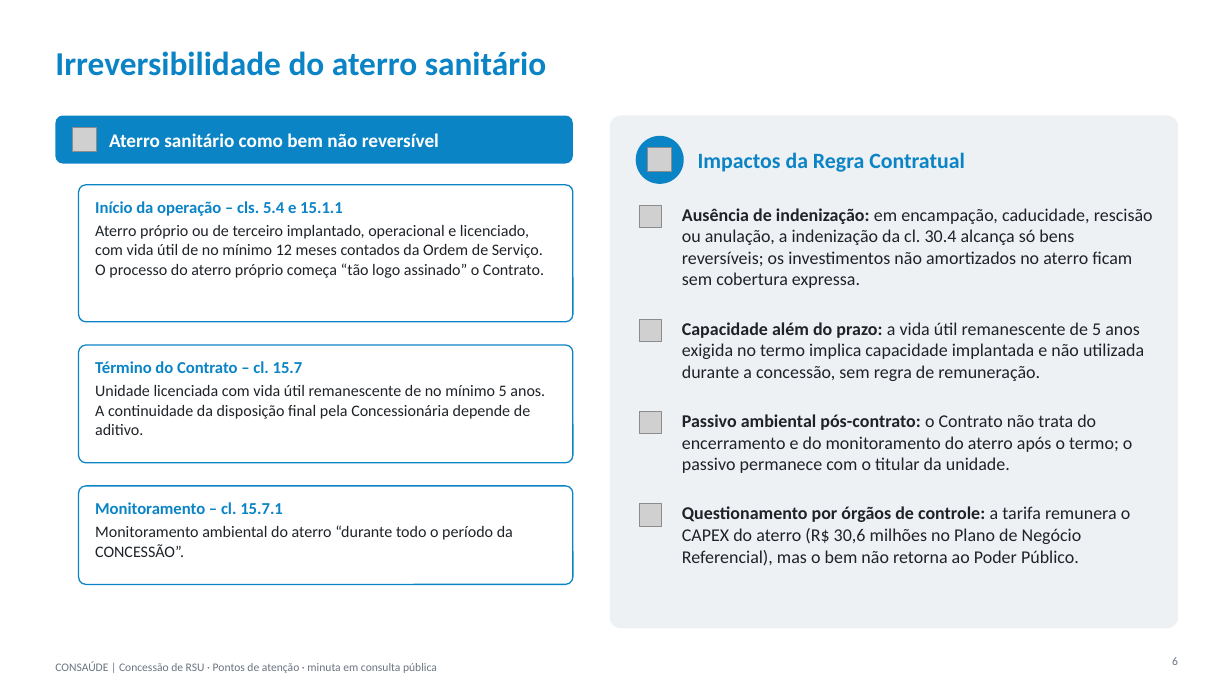
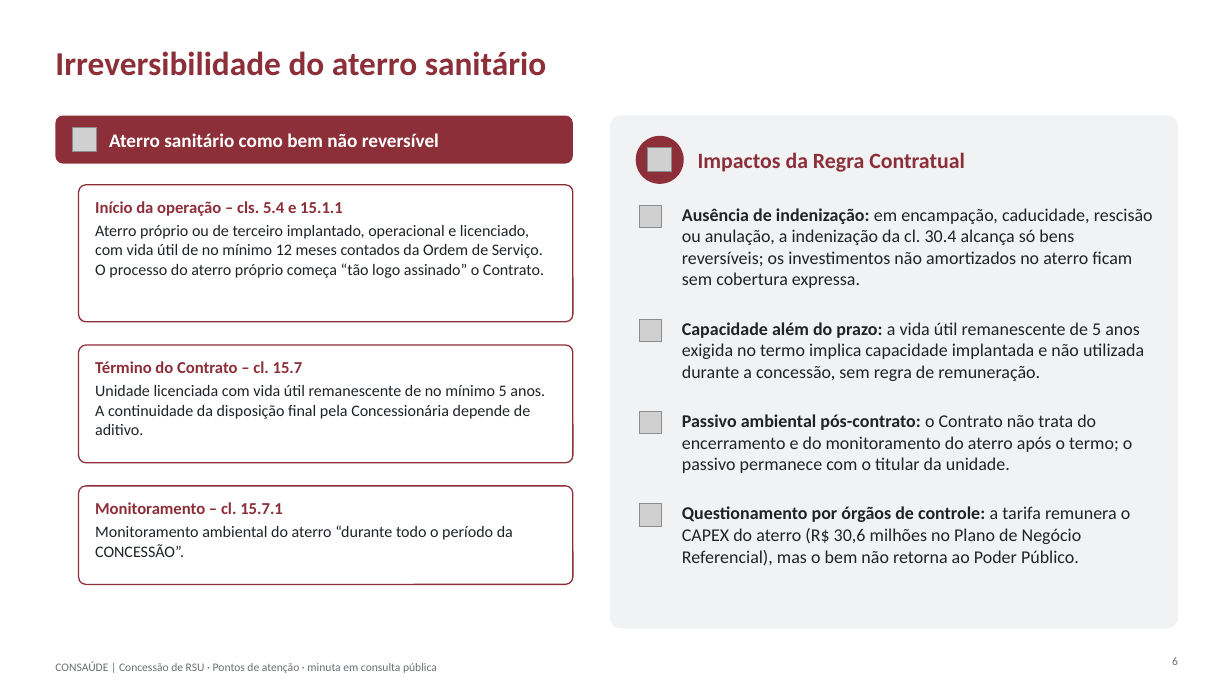
Before and after one commit to matheusdagostino-cyber/Solvi, a slide deck: slide 6 of concessoes/consaude-conc-2026/output/pontos-de-atencao-2026-10-08.pptx. Drawn at 1232x693 pixels with LibreOffice and Linux fonts; fonts in the diff are those of the drawing; grey boxes stand for pictures. Boxes give left, top, right and bottom in pixels: in the first picture for what was removed or moved away, otherwise in the second. Text is boxed around its words. In the diff, an @@ line names an element or a change of style, - is before the commit and + after.

```diff
--- a/concessoes/consaude-conc-2026/output/pontos-de-atencao-2026-10-08.pptx
+++ b/concessoes/consaude-conc-2026/output/pontos-de-atencao-2026-10-08.pptx
@@ title "Irreversibilidade do aterro sanitário" at (55,51,546,76): text colour #0B84C6 to #8C2F39 @@
@@ rounded rectangle at (55,116,573,164): fill #0B84C6 to #8C2F39 @@
@@ rounded rectangle at (610,116,1178,628): fill #EEF1F4 to #F1F2F3 @@
@@ ellipse at (636,136,684,184): fill #0B84C6 to #8C2F39 @@
@@ text "Impactos da Regra Contratual" at (698,152,965,172): text colour #0B84C6 to #8C2F39 @@
@@ text at (95,201,343,216): text colour #0B84C6 to #8C2F39 in "Início da operação – cls. 5.4 e ..." @@
@@ text at (95,361,303,373): text colour #0B84C6 to #8C2F39 in "Término do Contrato – cl. 15.7" @@
@@ outline #0B84C6 1 pt to #8C2F39 1 pt in 3 elements at (79,185,573,322), (79,345,573,462), (79,486,573,585) @@
@@ text at (95,502,283,514): text colour #0B84C6 to #8C2F39 in "Monitoramento – cl. 15.7.1" @@
```
Also in this commit, not shown: 20 other slides changed, 1 other file.
